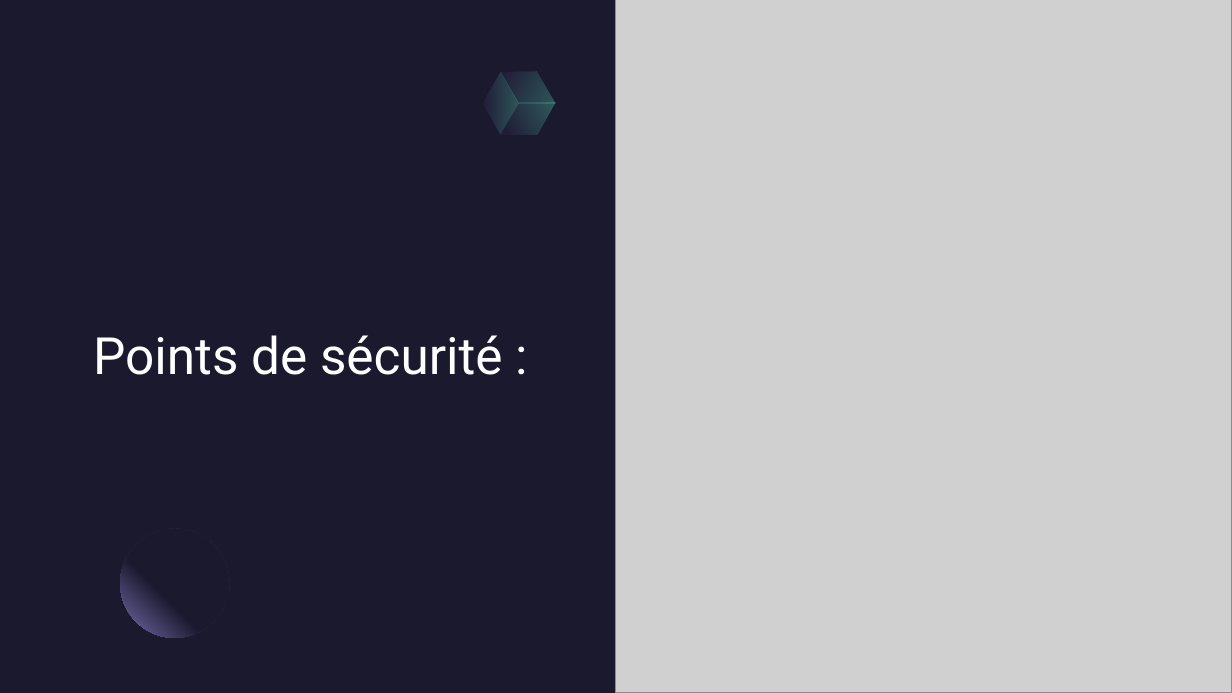
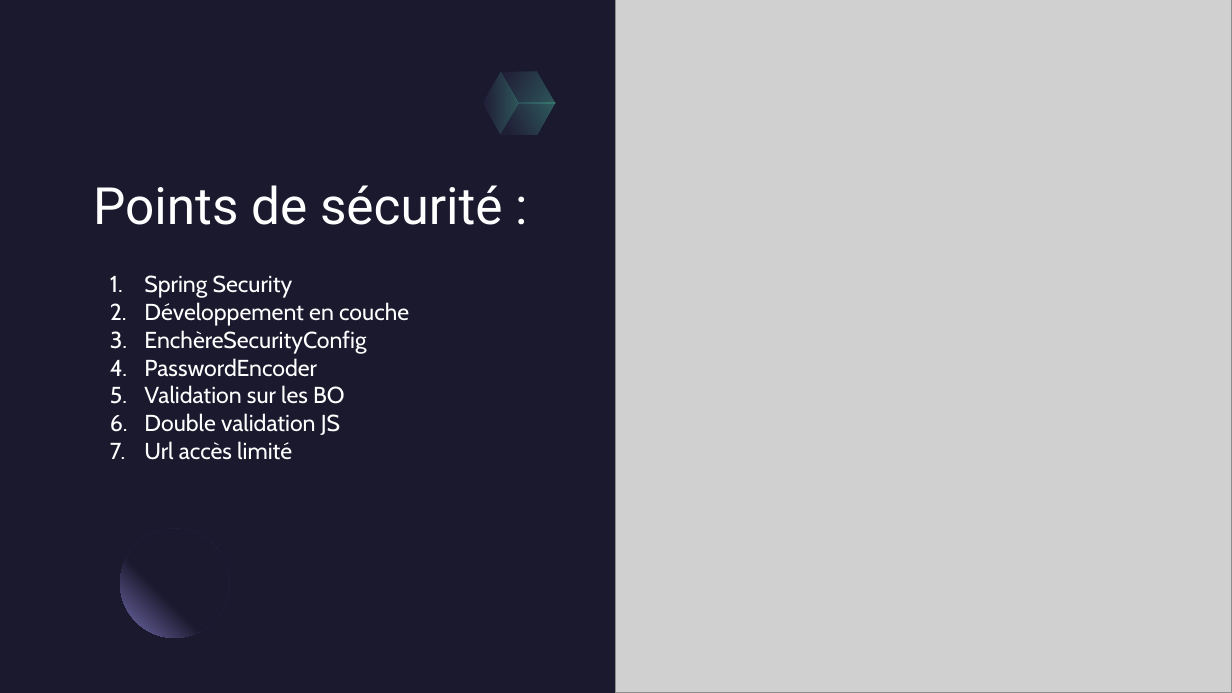
Before and after one commit to MaksTinyWorkshop/ENI_Projet_Encheres, a slide deck: slide 6 of presentation projet groupe.pptx. Drawn at 1232x693 pixels with LibreOffice and Linux fonts; fonts in the diff are those of the drawing; grey boxes stand for pictures. Boxes give left, top, right and bottom in pixels: in the first picture for what was removed or moved away, otherwise in the second. Text is boxed around its words. In the diff, an @@ line names an element or a change of style, - is before the commit and + after.

```diff
--- a/presentation projet groupe.pptx
+++ b/presentation projet groupe.pptx
@@ title "Points de sécurité :": place and size @@
-title "Points de sécurité :" at bbox=[93, 335, 503, 375]
+title "Points de sécurité :" at bbox=[93, 185, 503, 225]
@@ text added at bbox=[144, 275, 409, 460], 18 pt, text #FFFFFF @@
+1. Spring Security
+2. Développement en couche
+3. EnchèreSecurityConfig
+4. PasswordEncoder
+5. Validation sur les BO
+6. Double validation JS
+7. Url accès limité
```
Also in this commit, not shown: 5 other files.
